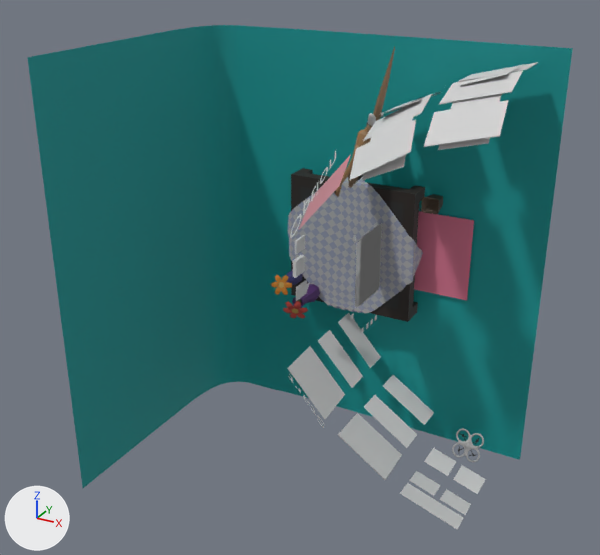
One commit to the OBJ model assets/workspace.obj: the scene before it, then after it.
The view is the same before and after, from a 50 mm camera at (5.49, -17.52, 7.95) aimed at (-3.08, -1.95, 0.17). Every picture has the same lights, and +X, +Y and +Z are marked at lower left. Where no turn or scale is listed for an object, it has been applied to the vertices.

Objects in the first picture: 'x_b_car_Plane.027', 'x_b_ie_Plane.031', 'x_b_minecraft_Plane.020', 'x_b_pic_Plane.029', 'x_b_skype_Plane.030', 'x_f_desk_Cube_Cube.001', 'x_f_drop_Backdrop_Plane.001', 'x_floor_Plane.001', 'x_l_l7_Plane.036', 'x_l_la_Plane.043', 'x_l_lb_Plane.040', 'x_p_s2lide_Plane.008'.
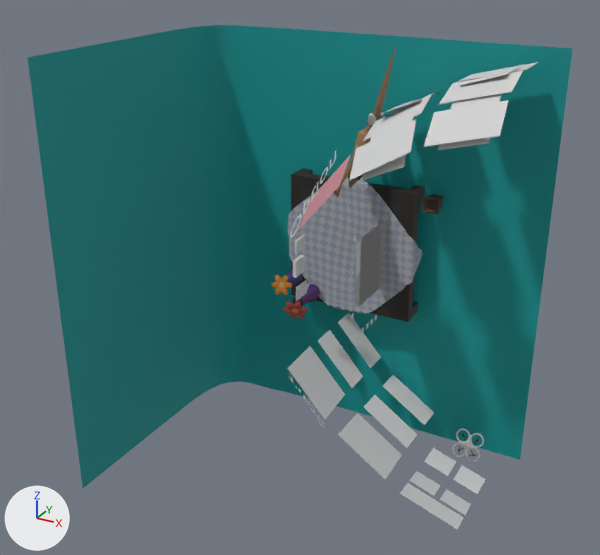
Edits to the scene script, one JSON object a line:
```json
{"op": "remove", "block": "ob_x_floor_plane_001", "code": ["ob_x_floor_plane_001 = bpy.data.objects.new('x_floor_Plane.001', me_x_floor_plane_001)", "ob_x_floor_plane_001.location = (0.0, 0.0, 0.0)"]}
```

Location of each change, (x1, y1, x2, y2) in pixels of the pictures (600 x 555 px):
```json
{"object": "x_floor_Plane.001", "change": "deleted", "before": [414, 211, 474, 300]}
```
